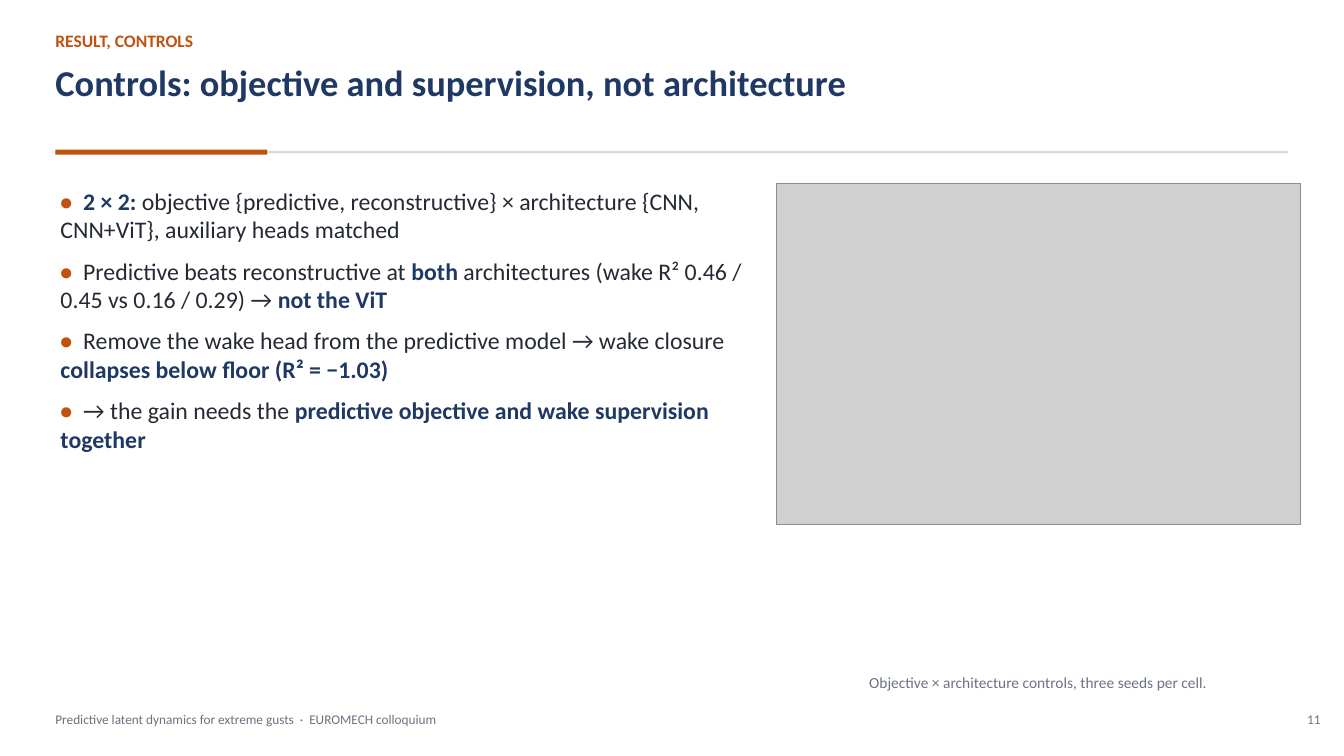
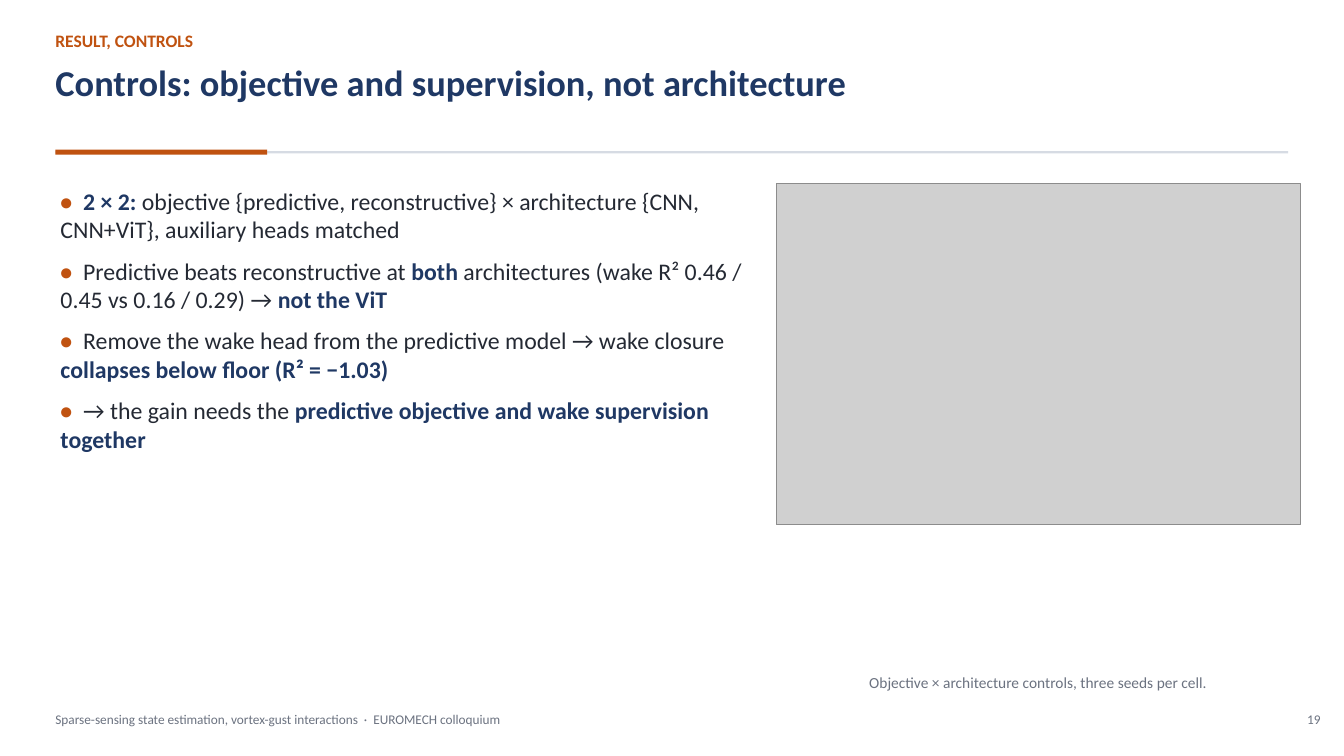
Before and after one commit to sanmi90/GUST-JEPA, a slide deck: slide 19 of paper/talk/euromech_gust_jepa.pptx (slide 11 before the commit). Drawn at 1344x756 pixels with LibreOffice and Linux fonts; fonts in the diff are those of the drawing; grey boxes stand for pictures. Boxes give left, top, right and bottom in pixels: in the first picture for what was removed or moved away, otherwise in the second. Text is boxed around its words. In the diff, an @@ line names an element or a change of style, - is before the commit and + after.

```diff
--- a/paper/talk/euromech_gust_jepa.pptx
+++ b/paper/talk/euromech_gust_jepa.pptx
@@ text at [55,715,500,726]: text changed @@
-Predictive latent dynamics for extreme gusts · EUROMECH colloquium
+Sparse-sensing state estimation, vortex-gust interactions · EUROMECH colloquium
@@ text at [1307,715,1320,724]: text changed @@
-11
+19
```
Also in this commit, not shown: 27 other slides changed, 11 slides added, 1 slide removed, 25 other files.
